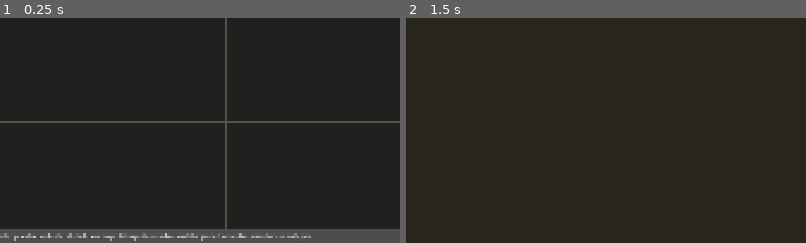
Above: before the commit, frames 1-2 (left to right).
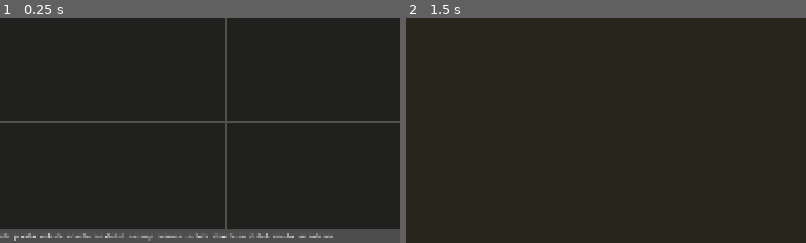
Above: after the commit, the same moments.

Repository: mayex-gif/backrooms-renewed
Game: Godot game, scene res://pruebas/editor_mapa.tscn
Same seed, same stepped clock (60 frames per second), same inputs: the game is played once before the commit and once after it. This scene is started directly instead of the project's main scene.
Inputs (mouse positions are % of the whole screen's width and height, from its top left):
- Up to frame 1 (0.25 s): no input
- Up to frame 2 (1.5 s): click "Jugar" at 0.5 s; tap Enter at 1.25 s; move the mouse to (55, 50) at 1.27 s; hold W (adelante) from 1.28 s (still down); tap C (agachar) at 1.35 s; click (55, 50) at 1.42 s
The pictures show only the part of the screen within x 47-97%, y 50-100%; the shares and areas given below are measured in that part.

The runs differ from the first frame. In frame 1, 0.5% of the frame differs, in the area x 17-84%, y 95-100%; in frame 2, nothing differs.

Commit message:
Pulí estados de paredes y techos superpuestos

Diff:
--- a/datos/planificador_solapes.gd
+++ b/datos/planificador_solapes.gd
@@ -62,18 +62,24 @@
 						pared_repetida_por_anterior = true
 				var clave := _clave_segmento(modulos, indice, direccion, lateral_horizontal, tramo_desde, tramo_hasta)
 				if not parejas_internas.is_empty():
+					var estado_guardado: Variant = estados.get(clave, ConexionesMapa.ESTADO_CERRADA)
+					var estado := String(estado_guardado) if estado_guardado is String else (ConexionesMapa.ESTADO_INTERSECCION if bool(estado_guardado) else ConexionesMapa.ESTADO_CERRADA)
 					segmentos.append({
 						"modulo": indice,
 						"direccion": direccion,
 						"inicio": Vector2(tramo_desde, fijo) if lateral_horizontal else Vector2(fijo, tramo_desde),
 						"fin": Vector2(tramo_hasta, fijo) if lateral_horizontal else Vector2(fijo, tramo_hasta),
 						"clave": clave,
-						"abierta": bool(estados.get(clave, false)),
+						"estado": estado,
+						"abierta": estado == ConexionesMapa.ESTADO_ABIERTA or estado == ConexionesMapa.ESTADO_INTERSECCION,
 						"pares": parejas_internas
 					})
 				elif pared_repetida_por_anterior:
-					ocultos.append({"modulo": indice, "direccion": direccion, "inicio": Vector2(tramo_desde, fijo) if lateral_horizontal else Vector2(fijo, tramo_desde), "fin": Vector2(tramo_hasta, fijo) if lateral_horizontal else Vector2(fijo, tramo_hasta)})
+					ocultos.append({"modulo": indice, "direccion": direccion, "inicio": Vector2(tramo_desde, fijo) if lateral_horizontal else Vector2(fijo, tramo_desde), "fin": Vector2(tramo_hasta, fijo) if lateral_horizontal else Vector2(fijo, tramo_hasta), "estado": ConexionesMapa.ESTADO_INTERSECCION})
 	return {"pares": pares, "segmentos": segmentos, "ocultos": ocultos}
+
+static func siguiente_estado(estado: String) -> String:
+	return ConexionesMapa.siguiente_estado(estado)
 
 static func _interseccion(a: Rect2, b: Rect2) -> Rect2:
 	var inicio := Vector2(maxf(a.position.x, b.position.x), maxf(a.position.y, b.position.y))
--- a/pruebas/editor_mapa.gd
+++ b/pruebas/editor_mapa.gd
@@ -82,7 +82,7 @@
 	columna.add_child(_lienzo)
 	_estado = Label.new()
 	_estado.custom_minimum_size.y = 28
-	_estado.text = "Click: colocar/cambiar · arrastrar: mover sala · botón central: mover lienzo · botón derecho: borrar · rueda: zoom · verde: puerta · celeste: dintel · naranja: tabique/cerrada · violeta: pared abierta · círculo: sin solapes"
+	_estado.text = "Click: colocar/cambiar · arrastrar: mover sala · botón central: mover lienzo · botón derecho: borrar · rueda: zoom · verde: puerta · celeste: abierta con dintel · naranja: cerrada · violeta: abierta sin dintel · círculo: sin solapes"
 	columna.add_child(_estado)
 	_dialogo = FileDialog.new()
 	_dialogo.access = FileDialog.ACCESS_FILESYSTEM
@@ -285,8 +285,14 @@
 			var punto_mapa := _punto_mapa(evento.position)
 			var clave_solape := _segmento_solape_en(punto_mapa)
 			if not clave_solape.is_empty():
-				_estados_solape[clave_solape] = not bool(_estados_solape.get(clave_solape, false))
-				_cambio_mapa("Tramo de intersección: %s." % ("abierto" if _estados_solape[clave_solape] else "tabique"))
+				var plan_actual: Dictionary = PlanificadorSolapesScript.calcular(_modulos_para_conexiones(), _estados_solape)
+				var actual := ConexionesMapaScript.ESTADO_CERRADA
+				for tramo in plan_actual.segmentos:
+					if tramo.clave == clave_solape:
+						actual = String(tramo.estado)
+				var nuevo := PlanificadorSolapesScript.siguiente_estado(actual)
+				_estados_solape[clave_solape] = nuevo
+				_cambio_mapa("Pared interior: %s." % nuevo)
 				return
 			var clave_conexion := _conexion_en(punto_mapa)
 			if not clave_conexion.is_empty():
@@ -440,7 +446,14 @@
 		var area: Rect2 = par.rect
 		_lienzo.draw_rect(Rect2(centro + area.position * _escala, area.size * _escala), Color(0.8, 0.2, 0.18, 0.18), true)
 	for segmento in plan_solapes.segmentos:
-		var color := Color(0.85, 0.55, 1.0) if segmento.abierta else Color(1.0, 0.58, 0.28)
+		var color := Color(0.55, 1.0, 0.55)
+		match String(segmento.estado):
+			ConexionesMapaScript.ESTADO_ABIERTA:
+				color = Color(0.55, 0.95, 1.0)
+			ConexionesMapaScript.ESTADO_CERRADA:
+				color = Color(1.0, 0.6, 0.2)
+			ConexionesMapaScript.ESTADO_INTERSECCION:
+				color = Color(0.85, 0.55, 1.0)
 		_lienzo.draw_line(centro + segmento.inicio * _escala, centro + segmento.fin * _escala, color, 6.0)
 
 func _segmento_solape_en(punto: Vector2) -> String:
--- a/pruebas/mapa_guardado.gd
+++ b/pruebas/mapa_guardado.gd
@@ -78,10 +78,8 @@
 		exclusiones_piso[b].append(_rectangulo_local(zona, origenes[b], giros_salas[b]))
 		var alto_a := definiciones[a].alto_m
 		var alto_b := definiciones[b].alto_m
-		if alto_b < alto_a or (is_equal_approx(alto_a, alto_b) and b > a):
+		if is_equal_approx(alto_a, alto_b) and b > a:
 			exclusiones_techo[b].append(_rectangulo_local(zona, origenes[b], giros_salas[b]))
-		elif alto_a < alto_b:
-			exclusiones_techo[a].append(_rectangulo_local(zona, origenes[a], giros_salas[a]))
 	var todas: Array[Dictionary] = ConexionesMapaScript.calcular(modulos, _paredes_abiertas, estados)
 	# Las conexiones cerradas se quedan como pared: no se construye nada para ellas.
 	var conexiones: Array[Dictionary] = ConexionesMapaScript.activas(todas)
@@ -90,7 +88,7 @@
 		_agregar_puertas_pareadas(conexion, giros_salas, origenes, sockets_instancia)
 		_crear_piso_puente(conexion.punto_a, conexion.punto_b, conexion.ancho)
 	for segmento in plan_solapes.segmentos:
-		if segmento.abierta:
+		if String(segmento.estado) != ConexionesMapaScript.ESTADO_CERRADA:
 			_agregar_hueco_interseccion(segmento, giros_salas, origenes, sockets_instancia)
 	for segmento in plan_solapes.ocultos:
 		_agregar_hueco_interseccion(segmento, giros_salas, origenes, sockets_instancia)
@@ -191,8 +189,13 @@
 	var direccion: Direcciones.Dir = segmento.direccion
 	var socket := SocketDef.new()
 	socket.direccion = Direcciones.girar(direccion, -giros[indice])
-	socket.ancho = inicio.distance_to(fin)
-	socket.sin_dintel = true
+	var largo := inicio.distance_to(fin)
+	var estado := String(segmento.estado)
+	if estado == ConexionesMapaScript.ESTADO_PUERTA:
+		socket.ancho = minf(ConexionesMapaScript.PASO_MAXIMO, largo)
+	else:
+		socket.ancho = largo
+	socket.sin_dintel = estado == ConexionesMapaScript.ESTADO_INTERSECCION
 	socket.posicion_local = _punto_local((inicio + fin) * 0.5, origenes[indice], giros[indice])
 	sockets[indice].append(socket)
 
--- a/pruebas/prueba_conexiones.gd
+++ b/pruebas/prueba_conexiones.gd
@@ -152,13 +152,14 @@
 	_chequear(plan.pares.size() == 1 and plan.segmentos.size() == 4, "solape 3x3 genera cuatro tramos interiores")
 	if plan.segmentos.size() == 4:
 		var clave: String = plan.segmentos[0].clave
-		var estados := {clave: true}
+		var estados := {clave: ConexionesMapaScript.ESTADO_INTERSECCION}
 		var plan_con_estado := PlanificadorSolapesScript.calcular(modulos, estados)
 		var abiertos := 0
 		for tramo in plan_con_estado.segmentos:
 			if tramo.abierta:
 				abiertos += 1
 		_chequear(abiertos == 1, "cada tramo interior conserva un estado independiente")
+		_chequear(PlanificadorSolapesScript.siguiente_estado("puerta") == "abierta" and PlanificadorSolapesScript.siguiente_estado("abierta") == "cerrada" and PlanificadorSolapesScript.siguiente_estado("cerrada") == "interseccion", "cada pared interior recorre los cuatro estados")
 	var con_circular: Array[Dictionary] = [
 		{"id": 10, "rect": Rect2(0, 0, 5, 5), "circular": false},
 		{"id": 30, "rect": Rect2(2, 2, 10, 10), "circular": true}
Not shown, changed: docs/DISENO.md
